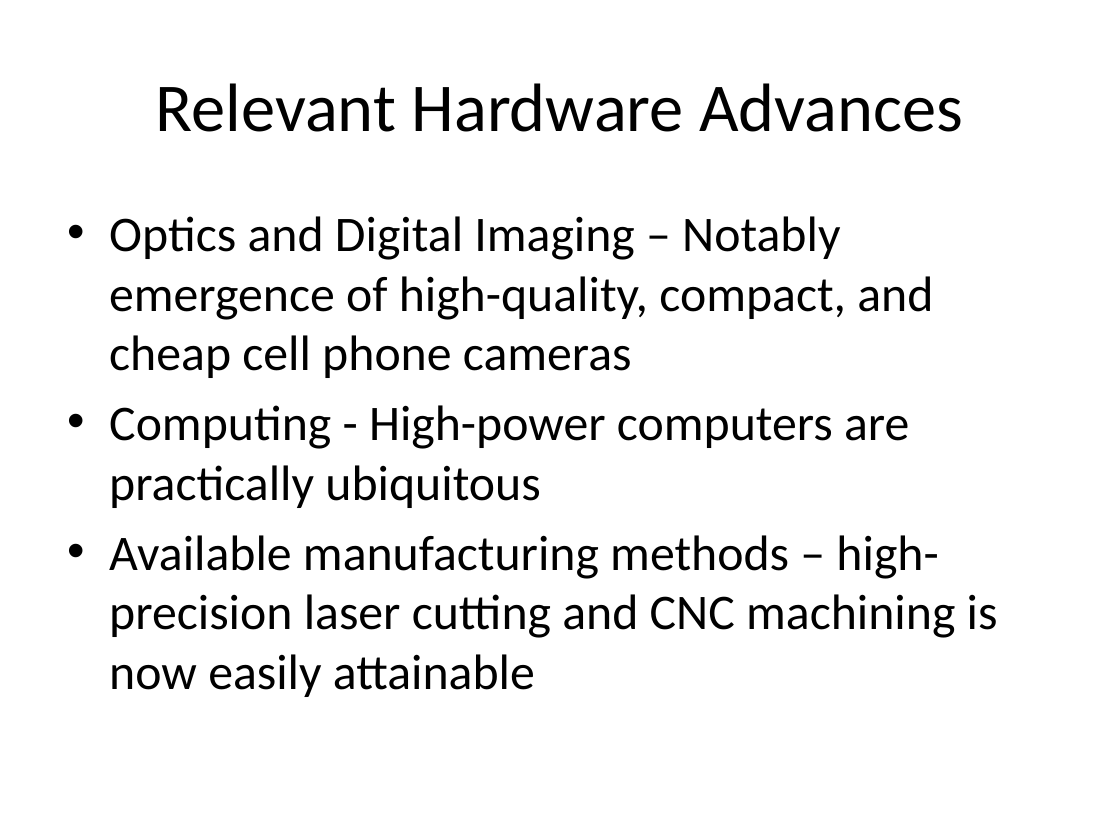
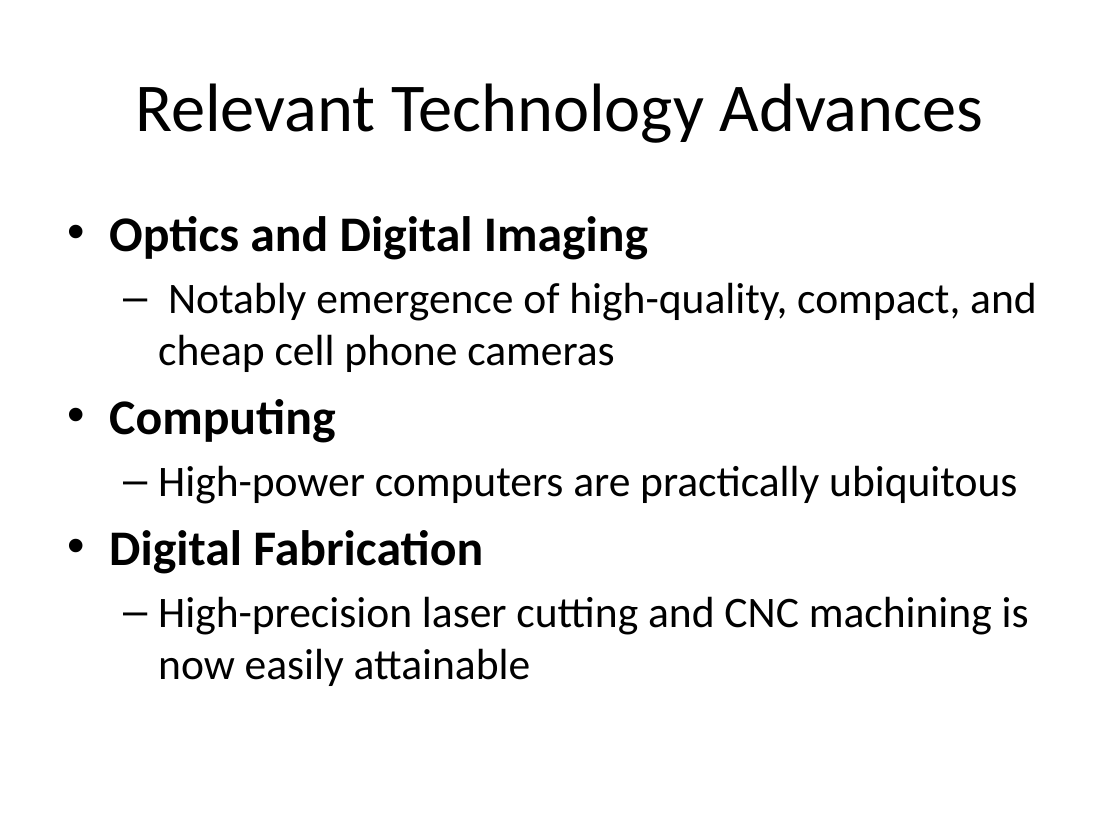
Before and after one commit to troyastorino/dcba, a slide deck: slide 4 of slides/initial-10-slide-pitch.pptx. Drawn at 1120x840 pixels with LibreOffice and Linux fonts; fonts in the diff are those of the drawing. Boxes give left, top, right and bottom in pixels: in the first picture for what was removed or moved away, otherwise in the second. Text is boxed around its words. In the diff, an @@ line names an element or a change of style, - is before the commit and + after.

Commit message:
Changed Gus's picture, made a few edits to Vision and Market, reformatted relevant technology advances

```diff
--- a/slides/initial-10-slide-pitch.pptx
+++ b/slides/initial-10-slide-pitch.pptx
@@ title at (135,83,984,143): text changed @@
-Relevant Hardware Advances
+Relevant Technology Advances
@@ text at (109,216,1037,686): text changed; size 32 to 28 pt @@
-• Optics and Digital Imaging – Notably emergence of high-quality, compact, and cheap cell phone cameras
-• Computing - High-power computers are practically ubiquitous
-• Available manufacturing methods – high-precision laser cutting and CNC machining is now easily attainable
+• Optics and Digital Imaging
+  – Notably emergence of high-quality, compact, and cheap cell phone cameras
+• Computing
+  – High-power computers are practically ubiquitous
+• Digital Fabrication
+  – High-precision laser cutting and CNC machining is now easily attainable
```
Also in this commit, not shown: 4 other slides changed.
